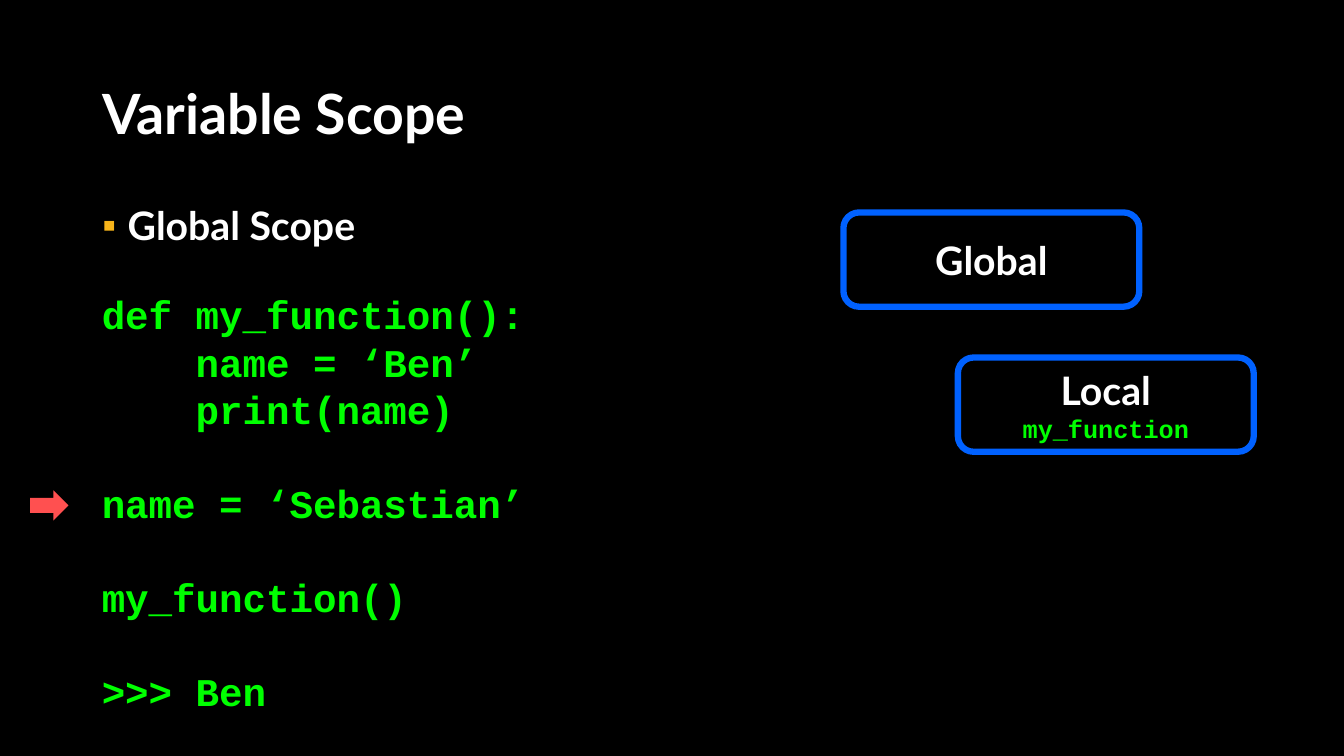
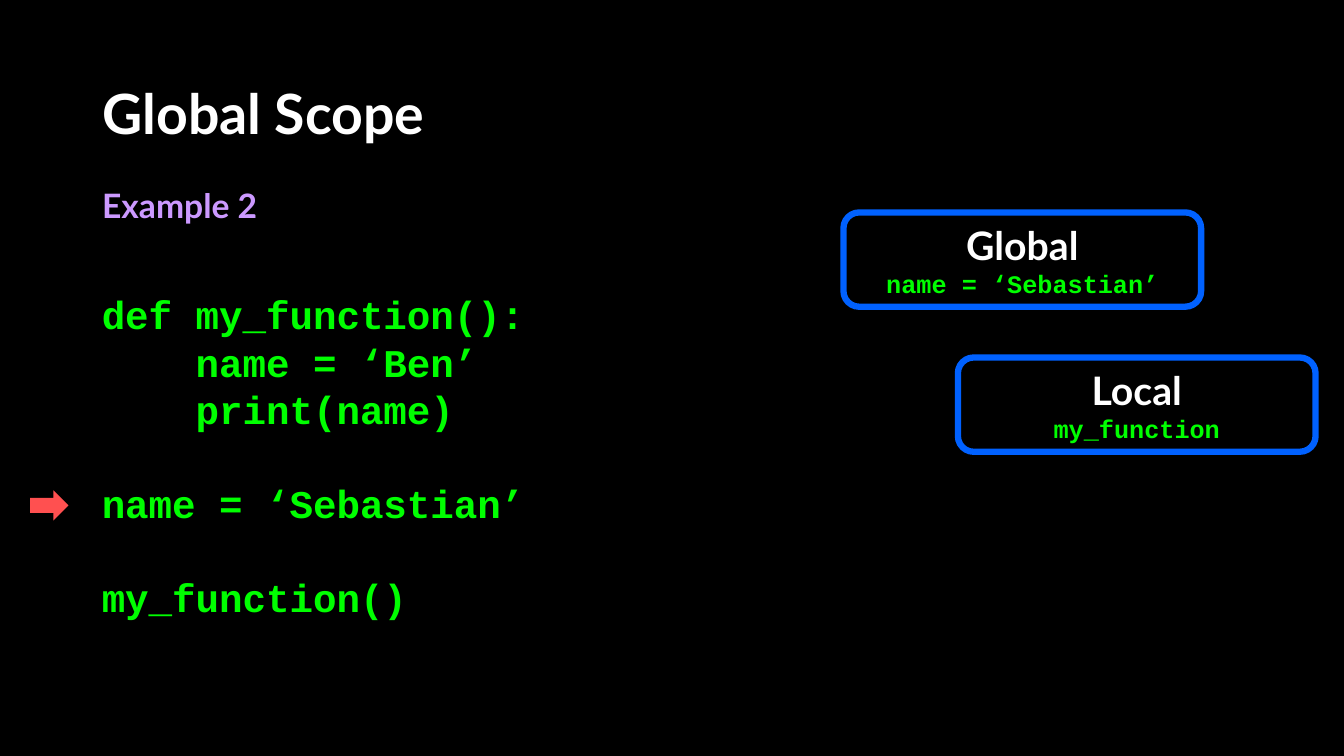
Before and after one commit to APS106/APS106-winter-2024-kinsella-goodfellow, a slide deck: slide 52 of lectures/week2/lecture2/slides/week2_lecture2.pptx (slide 27 before the commit). Drawn at 1344x756 pixels with LibreOffice and Linux fonts; fonts in the diff are those of the drawing; background and template pictures are left out. Boxes give left, top, right and bottom in pixels: in the first picture for what was removed or moved away, otherwise in the second. Text is boxed around its words. In the diff, an @@ line names an element or a change of style, - is before the commit and + after.

```diff
--- a/lectures/week2/lecture2/slides/week2_lecture2.pptx
+++ b/lectures/week2/lecture2/slides/week2_lecture2.pptx
@@ title at [102, 92, 424, 144]: text changed @@
-Variable Scope
+Global Scope
@@ text added at [102, 193, 257, 224], 24 pt, text #CC99FF, bold @@
+Example 2
@@ text removed at [128, 211, 356, 247] @@
-▪ Global Scope
@@ rounded rectangle "Global": place and size @@
-rounded rectangle "Global" at [844, 213, 1140, 308]
+rounded rectangle "Global" at [844, 213, 1202, 308]
@@ text in rounded rectangle at [886, 274, 1158, 294]: paragraph added @@
+name = ‘Sebastian’
@@ rounded rectangle "Local": place and size @@
-rounded rectangle "Local" at [958, 358, 1254, 453]
+rounded rectangle "Local" at [958, 358, 1316, 453]
@@ text at [196, 680, 266, 707]: paragraph removed @@
->>> Ben
```
Also in this commit, not shown: 30 other slides changed, 13 slides added, 1 slide removed, 6 other files.
